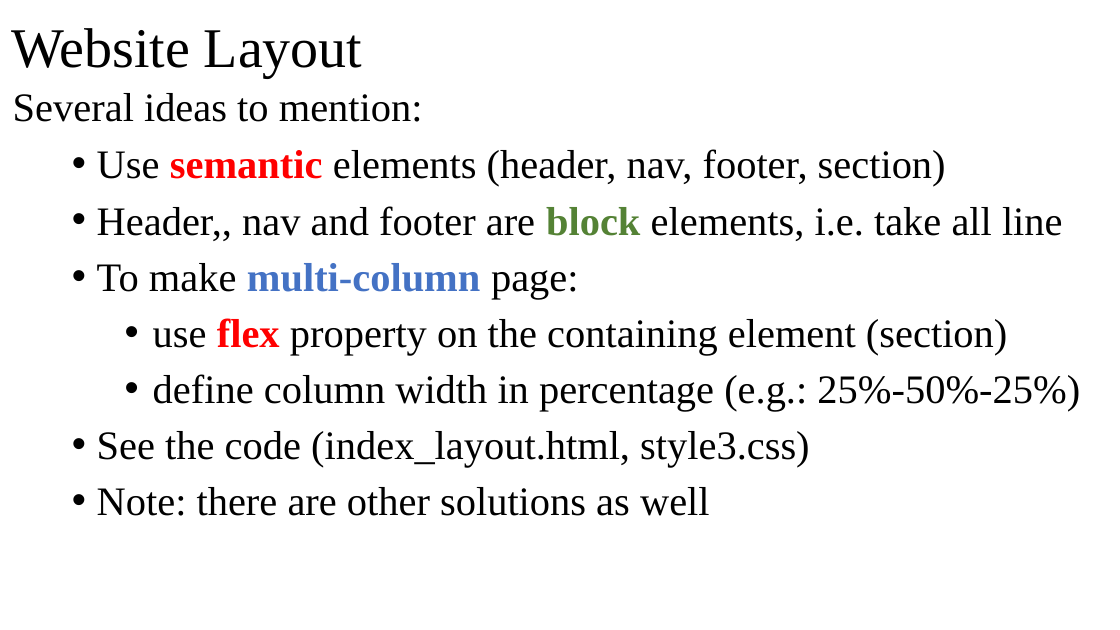
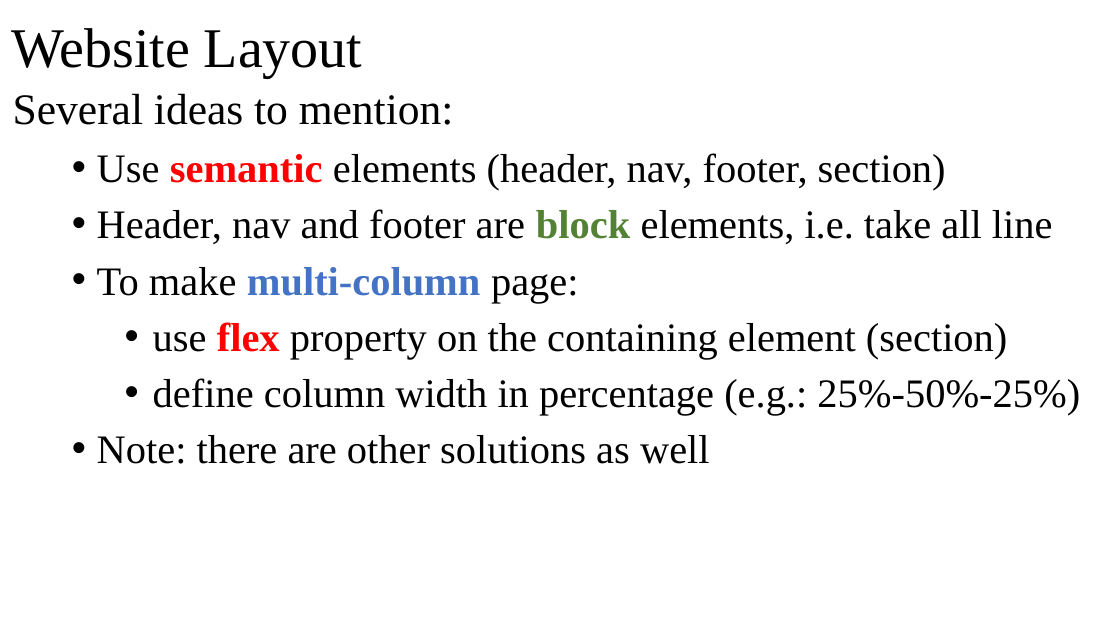
Before and after one commit to manglayev/nu-courses-material, a slide deck: slide 15 of CSCI-111/week-4/week-4-lecture.pptx. Drawn at 1120x630 pixels with LibreOffice and Linux fonts; fonts in the diff are those of the drawing. Boxes give left, top, right and bottom in pixels: in the first picture for what was removed or moved away, otherwise in the second. Text is boxed around its words. In the diff, an @@ line names an element or a change of style, - is before the commit and + after.

```diff
--- a/CSCI-111/week-4/week-4-lecture.pptx
+++ b/CSCI-111/week-4/week-4-lecture.pptx
@@ text at <box>13,93,454,125</box>: size 26 to 28 pt in "Several ideas to mention:" @@
@@ text at <box>97,209,1053,244</box>: text changed @@
-• Header,, nav and footer are block elements, i.e. take all line
+• Header, nav and footer are block elements, i.e. take all line
@@ text at <box>97,431,810,468</box>: paragraph removed @@
-• See the code (index_layout.html, style3.css)
```
Also in this commit, not shown: 4 other slides changed, 4 other files.
